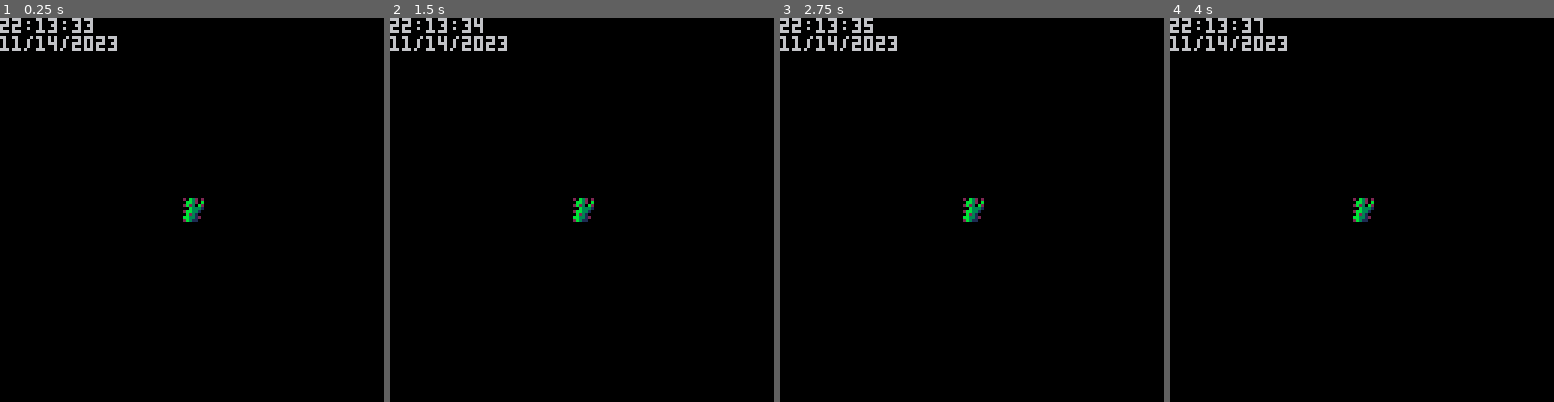
Above: before the commit, frames 1-4 (left to right).
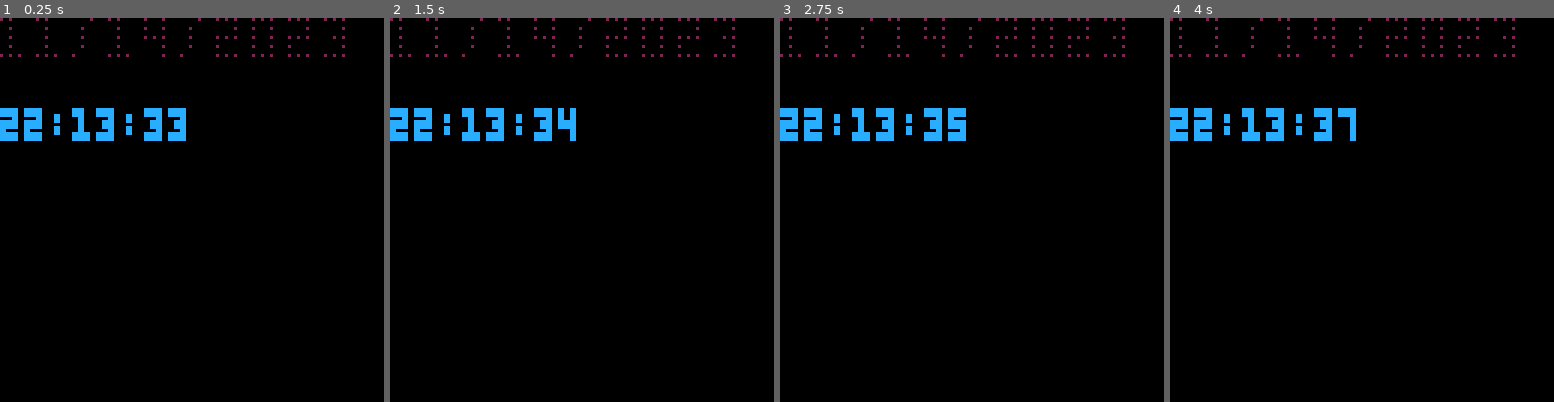
Above: after the commit, the same moments.

Repository: Aeklad/pico8
Game: PICO-8 cartridge scratch.p8
The game is run twice, just before and just after one commit, with the same random seed, the same clock (stepped at 60 frames per second) and the same inputs.
Inputs:
- Up to frame 1 (0.25 s): no input
- Up to frame 2 (1.5 s): no input
- Up to frame 3 (2.75 s): no input
- Up to frame 4 (4 s): no input

The runs differ from the first frame. In frame 1, 3.7% of the frame differs, in the area x 0-90%, y 0-54%; in frame 2, 3.7%; in frame 3, 3.8%; in frame 4, 3.6%.

Commit message:
did some stuff

Diff:
--- a/scratch.p8
+++ b/scratch.p8
@@ -49,11 +49,38 @@
       end
      end
 
+
+
 function drawnum()
  for n in all (nums) do
   print(n.x,n.y,n.n)
  end
 end
+
+function scan_text(text)
+ cls()
+ print(text,0,0,1)
+ local scan={}
+ for x=0,(#text)*4 do
+  scan[x]={}
+  for y=0,6 do
+   scan[x][y]=pget(x,y)
+  end
+ end
+ cls()
+ return scan
+end
+function put_text(text,x,y,w,h,xscl,yscl,c)
+ local i,j
+ for i=0,#text do
+  for j=0,6 do
+   if text[i][j]==1 then
+    rectfill(i*xscl+x,j*yscl+y,(i*xscl+x)+w,(j*yscl+y)+h,c)
+   end
+  end
+ end
+end
+
 
 function dice()
  return flr(rnd(8)+1)
@@ -64,6 +91,7 @@
   circ(40,40,dice())
   print(floorsd[i])
  end
+ msg=scan_text('yorp')
 
 function _update()
  cls()
@@ -76,9 +104,10 @@
 
 end
 function _draw()
-print(h..":"..m..":"..s)
-print(month.."/"..day.."/"..year)
-spr(1,60,60)
+msg=scan_text(h..":"..m..":"..s)
+msg2=scan_text(month.."/"..day.."/"..year)
+put_text(msg,0,30,1,2,2,2,12)
+put_text(msg2,0,0,.5,.5,3,3,2)
 end
 
 __gfx__
